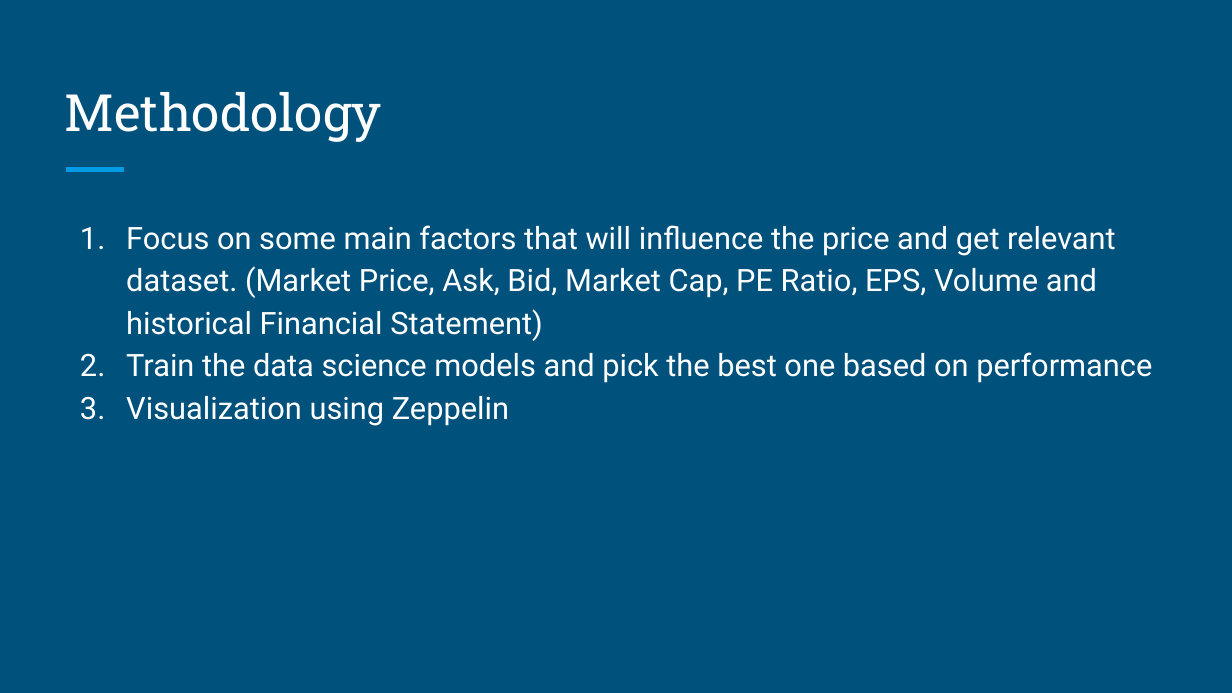
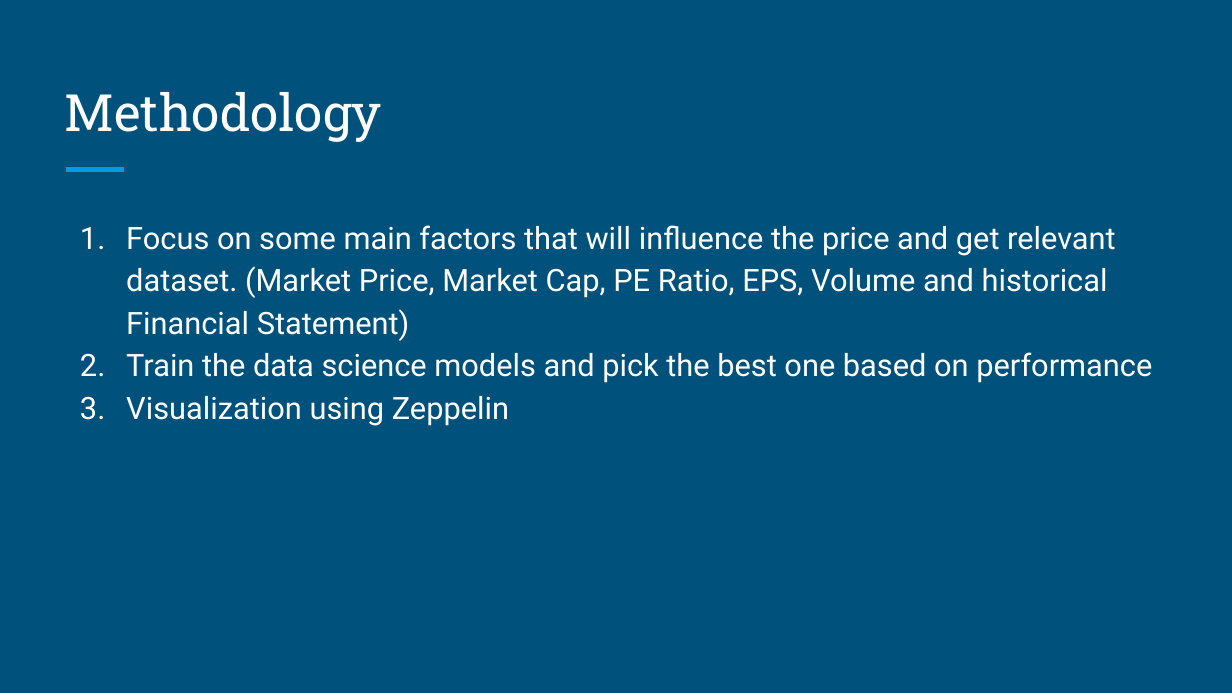
Before and after one commit to reasonwow/Stock_Prediction_Scala, a slide deck: slide 3 of Presentation/ScalaTeam9Planning.pptx. Drawn at 1232x693 pixels with LibreOffice and Linux fonts; fonts in the diff are those of the drawing. Boxes give left, top, right and bottom in pixels: in the first picture for what was removed or moved away, otherwise in the second. Text is boxed around its words. In the diff, an @@ line names an element or a change of style, - is before the commit and + after.

```diff
--- a/Presentation/ScalaTeam9Planning.pptx
+++ b/Presentation/ScalaTeam9Planning.pptx
@@ text at [126,225,1116,341]: text changed @@
-1. Focus on some main factors that will influence the price and get relevant dataset. (Market Price, Ask, Bid, Market Cap, PE Ratio, EPS, Volume and historical Financial Statement)
+1. Focus on some main factors that will influence the price and get relevant dataset. (Market Price, Market Cap, PE Ratio, EPS, Volume and historical Financial Statement)
```
Also in this commit, not shown: 4 other slides changed, 2 slides added, 1 other file.
